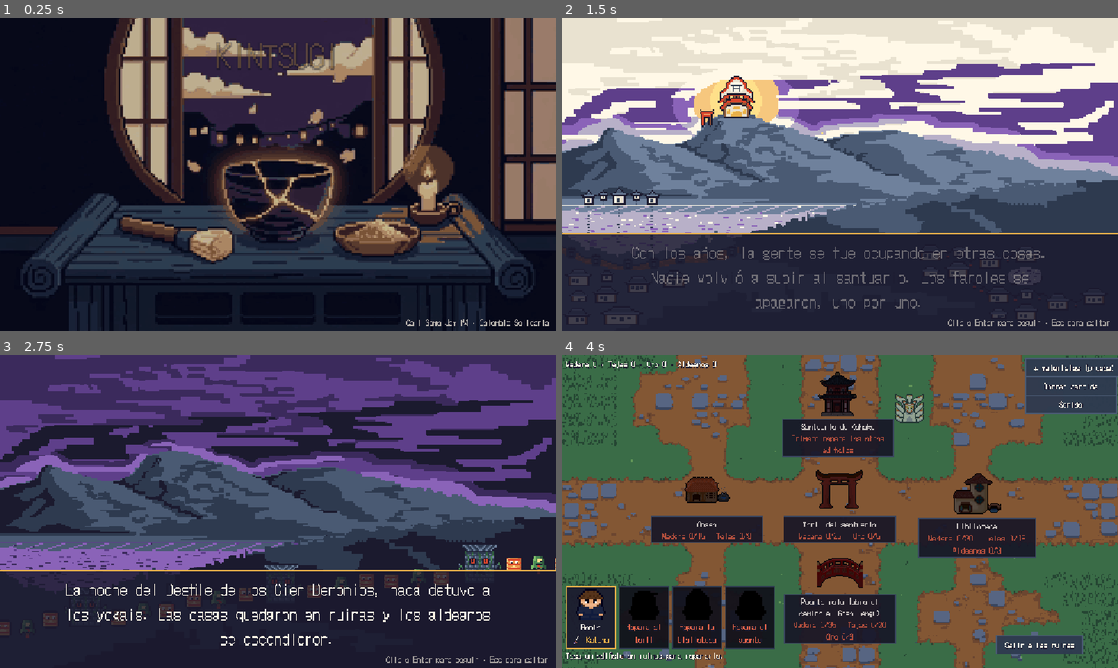
Above: before the commit, frames 1-4 (two rows, left to right).
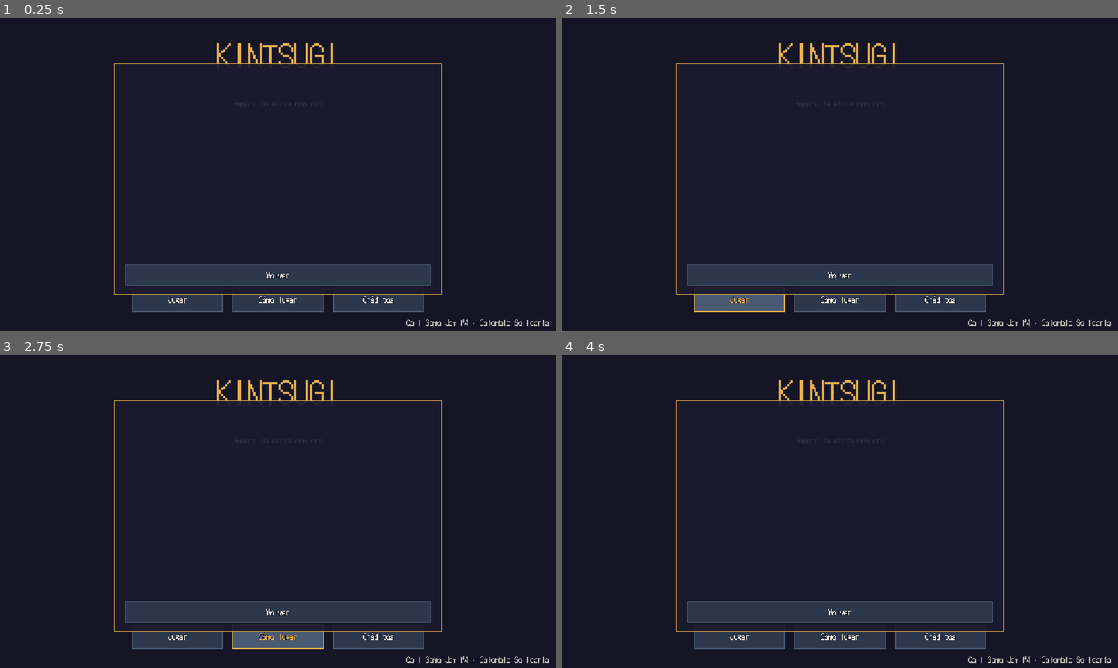
Above: after the commit, the same moments.

Repository: dotrashtrash-png/kintsugi
Game: Godot game, scene res://escenas/ui/MenuPrincipal.tscn
Two runs of this game, one before a commit and one after it. Both use one fixed random seed, a clock stepped at 60 frames per second and the inputs below.
Inputs (mouse positions are in pixels of both pictures, inside the frame that each line leads up to):
- Up to frame 1 (0.25 s): no input
- Up to frame 2 (1.5 s): click (739, 299) at 0.5 s, where only the run after the commit has a clickable "Jugar"; click (739, 299) at 1.25 s, where only the run after the commit has a clickable "Jugar"
- Up to frame 3 (2.75 s): click (278, 636) at 2 s, where only the run after the commit has a clickable "Cómo jugar"
- Up to frame 4 (4 s): click (840, 636) at 2.75 s, where only the run after the commit has a clickable "Cómo jugar"; tap Enter (ui_accept) at 3.5, 3.77 s; move the mouse to (962, 495) at 3.52 s; hold D (derecha) from 3.53 s (still down); tap P at 3.6 s; click (962, 495) at 3.67 s

The runs differ from the first frame. In frame 1, 42% of the frame differs, in the area x 0-100%, y 0-94%; in frame 2, 77%; in frame 3, 65%; in frame 4, 87%, in the area x 0-100%, y 0-100%.
Error after the commit: Parse Error: Identifier "Idioma" not declared in the current scope. (res://escenas/ui/menu_principal.gd:125)

Commit message:
menu repo etc

Diff:
--- a/escenas/jugador/ofuda.gd
+++ b/escenas/jugador/ofuda.gd
@@ -7,6 +7,9 @@
 var dano := 6
 var cantidad := 1 # talismanes por disparo
 var alcance := 220.0
+const MAXIMO_TALISMANES := 4 # por disparo, para que no se vuelva infinita
+
+@onready var heroe = get_tree().get_first_node_in_group("jugador")
 
 @onready var timer: Timer = $Timer
 
@@ -21,7 +24,7 @@
 	for objetivo in objetivos:
 		var t = TALISMAN.instantiate()
 		t.objetivo = objetivo
-		t.dano = dano
+		t.dano = int(round(dano * heroe.poder)) if heroe else dano
 		get_tree().current_scene.add_child(t)
 		t.global_position = global_position
 
@@ -40,5 +43,5 @@
 # La llama el heroe cuando eligen la ofuda en el menu de mejoras
 func subir_nivel() -> void:
 	nivel += 1
-	cantidad += 1
+	cantidad = mini(cantidad + 1, MAXIMO_TALISMANES)
 	dano += 2
--- a/escenas/ui/MenuPrincipal.tscn
+++ b/escenas/ui/MenuPrincipal.tscn
@@ -109,7 +109,6 @@
 Juan Sebastian Cadavid (juannn) · Código
 Juan Guillermo Miller (miller) · Código
 Juan Jose Villa (limon) · Código
-Steban Lopez (p0xz) · Código
 Luis Miguel Matta (m.r_cronos) · Arte
 
 Arte base: Ninja Adventure de Pixel-boy (CC0)
--- a/project.godot
+++ b/project.godot
@@ -10,16 +10,17 @@
 
 [application]
 
-config/name="kintsugi"
+config/name="KINTSUGI"
 run/main_scene="uid://ds0hnnl7vm728"
 config/features=PackedStringArray("4.7", "GL Compatibility")
-config/icon="res://icon.svg"
+config/icon="res://arte/ui/icono_juego.png"
+boot_splash/bg_color=Color(0.105882, 0.101961, 0.180392, 1)
+boot_splash/show_image=false
 
 [autoload]
 
 Audio="*uid://dpb5i64t6fgcb"
 Estado="*uid://bja6hn013ofjh"
-Idioma="*res://scripts/autoload/Idioma.gd"
 
 [display]
 
Binary file added: arte/ui/icono_juego.png
Not shown, changed: export_presets.cfg
Not shown, changed: CONTRIBUTING.md
Not shown, changed: README.md
